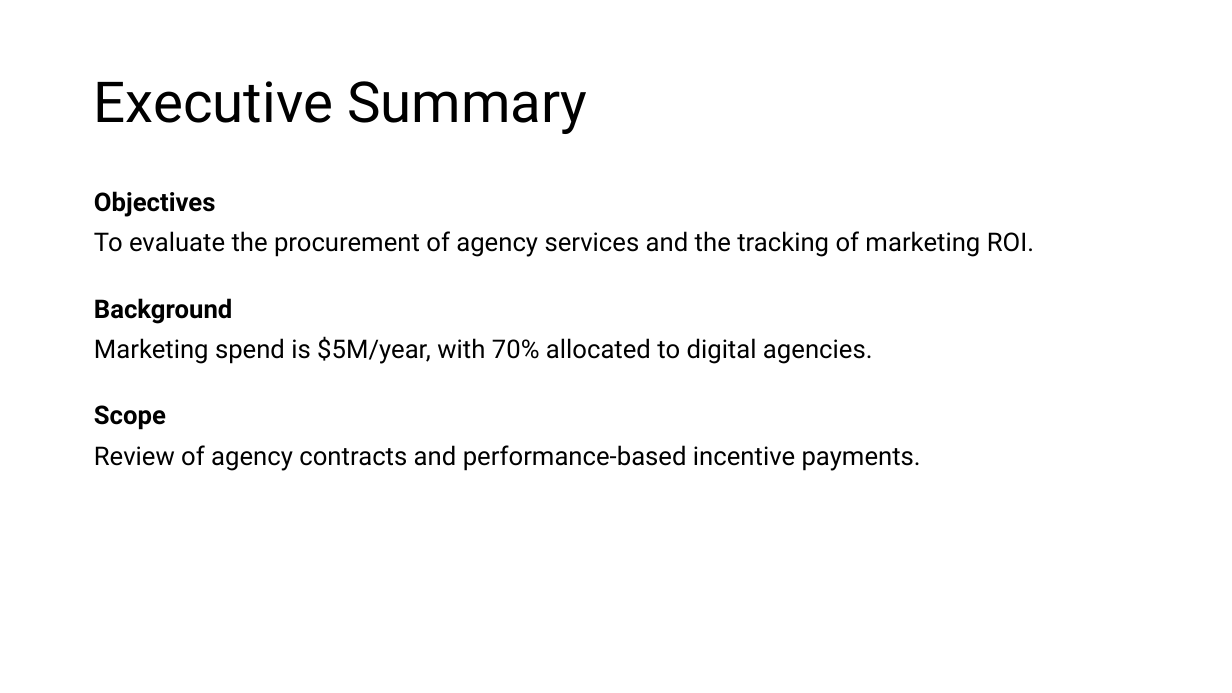
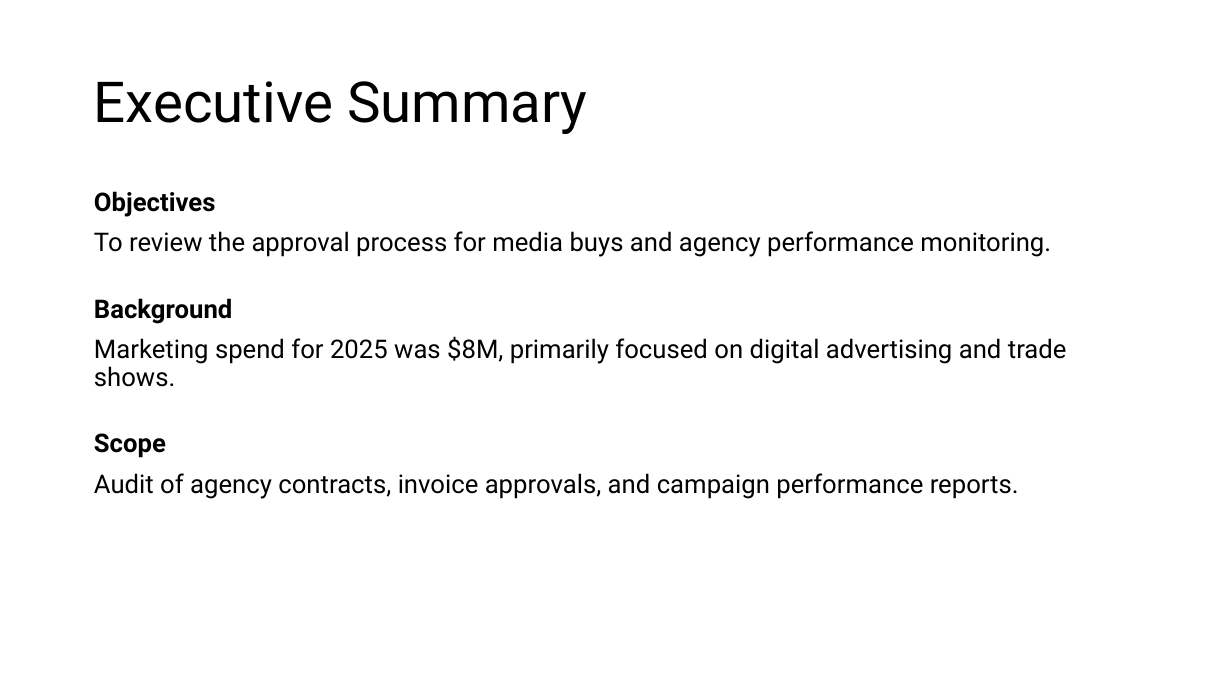
Before and after one commit to DenzDy/ia-report-bot-tools, a slide deck: slide 2 of generated_pptx/IA_Report_Marketing_Spend_Efficiency.pptx. Drawn at 1232x693 pixels with LibreOffice and Linux fonts; fonts in the diff are those of the drawing. Boxes give left, top, right and bottom in pixels: in the first picture for what was removed or moved away, otherwise in the second. Text is boxed around its words. In the diff, an @@ line names an element or a change of style, - is before the commit and + after.

```diff
--- a/generated_pptx/IA_Report_Marketing_Spend_Efficiency.pptx
+++ b/generated_pptx/IA_Report_Marketing_Spend_Efficiency.pptx
@@ text at (94, 231, 1051, 257): text changed @@
-To evaluate the procurement of agency services and the tracking of marketing ROI.
+To review the approval process for media buys and agency performance monitoring.
@@ text at (94, 336, 1067, 387): text changed @@
-Marketing spend is $5M/year, with 70% allocated to digital agencies.
+Marketing spend for 2025 was $8M, primarily focused on digital advertising and trade shows.
@@ text at (94, 473, 1019, 499): text changed @@
-Review of agency contracts and performance-based incentive payments.
+Audit of agency contracts, invoice approvals, and campaign performance reports.
```
Also in this commit, not shown: 5 other slides changed, 41 other files.
